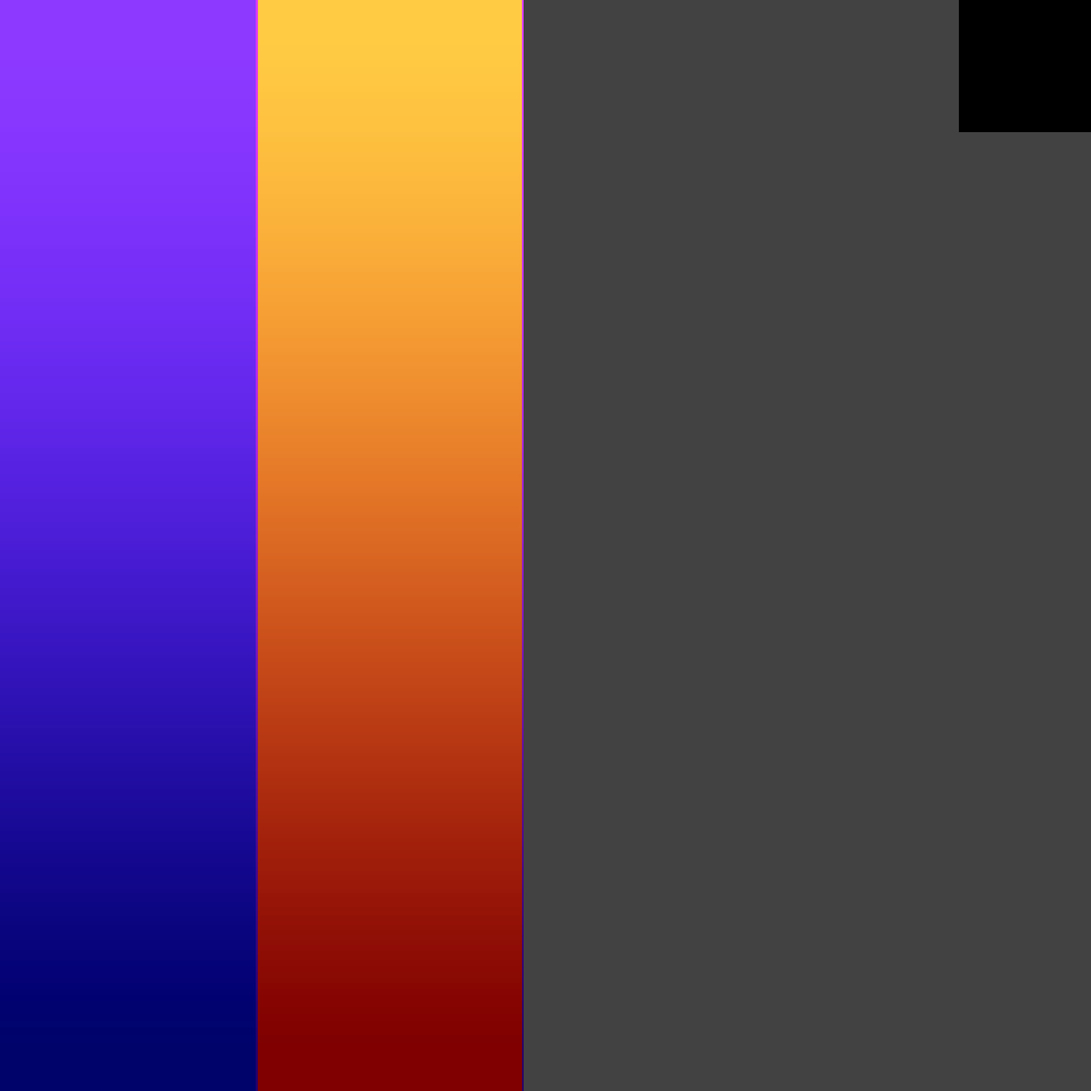
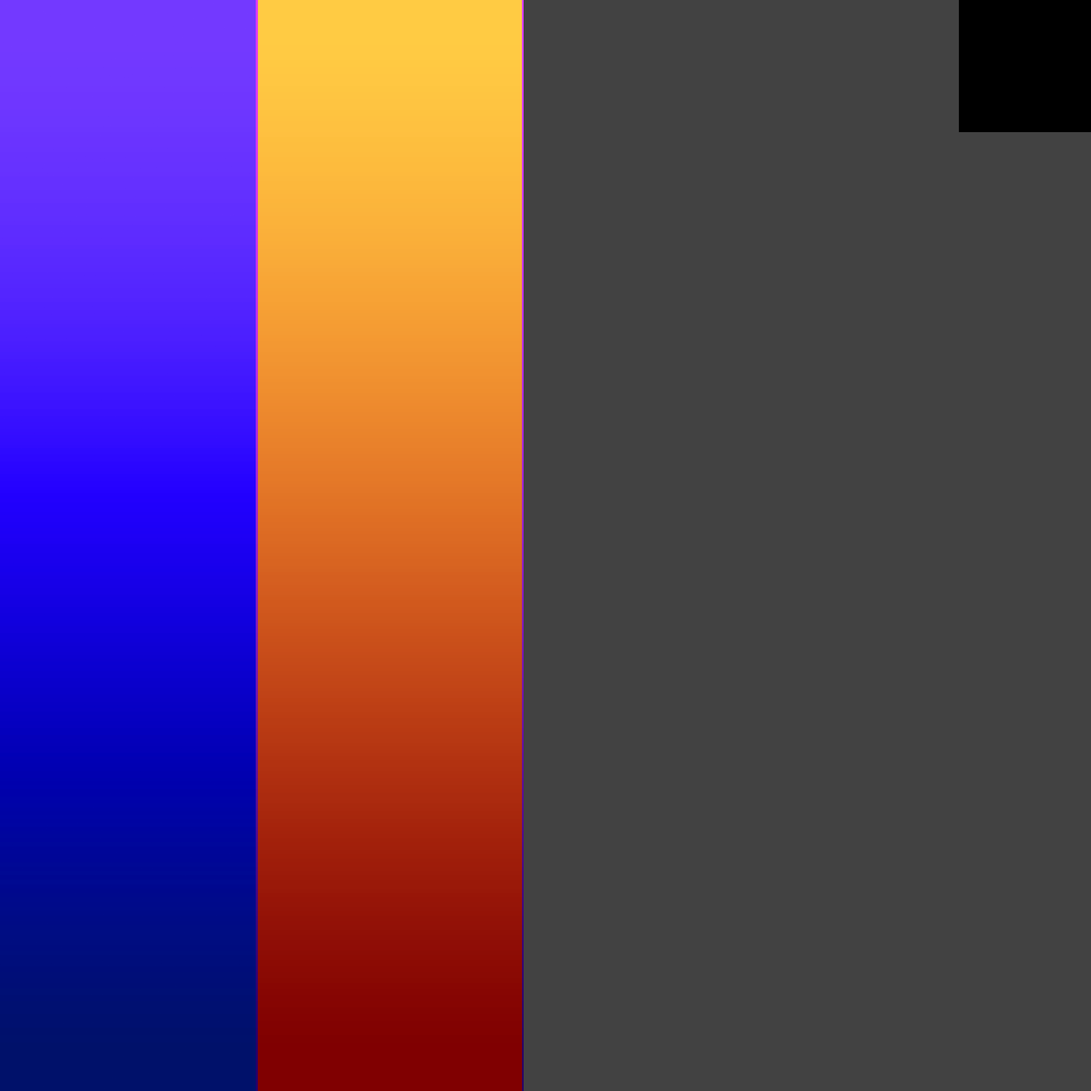
The second 1091px x 1091px image is a revision of the first. Changes to its layers:
pixels changed over [0, 0, 256, 1091] (layer not identified)
